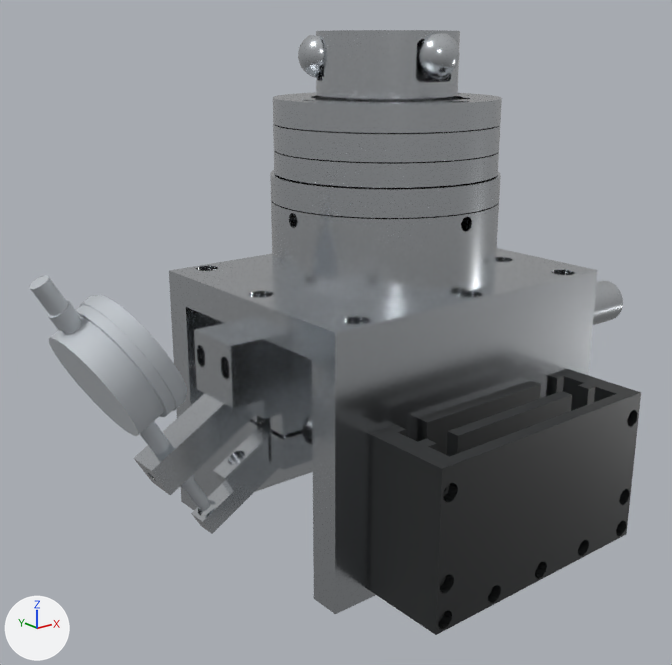
What one commit did to the glTF model CJ_OUTERRACE/Mutual_/Mutual_.glb.
Camera for both pictures: a camera (50 mm lens) standing at (-0.297, -3.072, 0.232) and looking at (-0.031, -2.739, 0.098). Lighting does not change. The marker at lower left points along +X, +Y and +Z. The older version comes first. Both versions are drawn at frame 36 of the action 'CombinedAction'; the numbers are the values there. Vertices at exactly the same position are counted once.

In view in the first picture: 'Action 1', 'Action 3', 'Ball 1', 'Ball 3', 'Indigator', '상호차 측정기.001', '상호차 측정기.002', '상호차 측정기.004', '상호차 측정기.009', '상호차 측정기.011', '상호차 측정기.018', '상호차 측정기.019', '상호차 측정기.020', '상호차 측정기.021', '상호차 측정기.022', '상호차 측정기.023', '상호차 측정기.025' and 2 more.
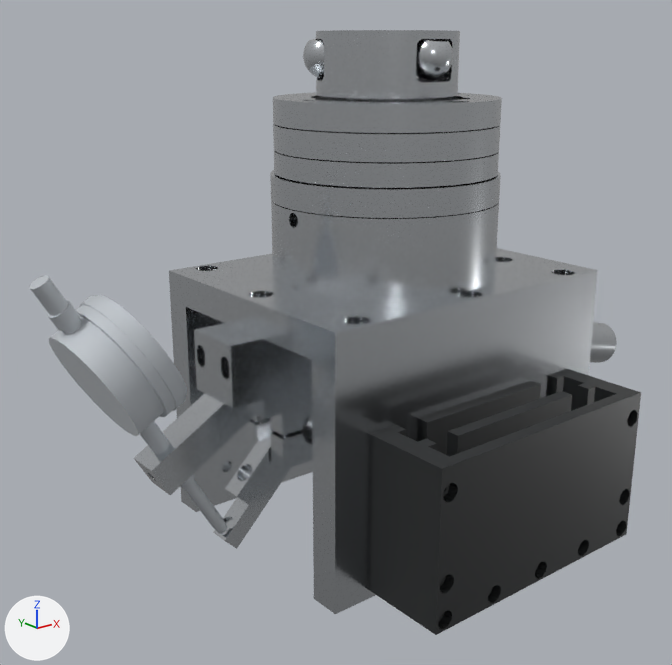
Boxes (x1, y1, x2, y2) around the edits, measured in the pictures (672 x 665 px):
'상호차 측정기.002', turned: before (271, 200, 499, 300); after (271, 200, 499, 299)
'Action 3', turned: before (191, 413, 312, 534); after (213, 413, 312, 549)
'Action 1', turned: before (593, 281, 623, 325); after (590, 322, 617, 363)
'Ball 1', turned: before (416, 33, 460, 80); after (416, 39, 453, 80)
'Ball 3', turned: before (298, 35, 324, 78); after (303, 39, 324, 78)
'Indigator', moved: before (184, 480, 211, 511); after (184, 480, 227, 534)

Patch to the scene script:
```diff
--- a/CJ_OUTERRACE/Mutual_/Mutual_.glb.py
+++ b/CJ_OUTERRACE/Mutual_/Mutual_.glb.py
@@ me_상호차_측정기_002 @@
 # used by ob_상호차_측정기_002; location = (0.0, 0.0, 0.0)
-me_상호차_측정기_002.from_pydata(...)  # 1034 vertices, 2080 faces; spans x -0.0562..0.0518, y -2.7942..-2.6862, z 0.1049..0.1884
+me_상호차_측정기_002.from_pydata(...)  # 1034 vertices, 2080 faces; spans x -0.0544..0.0536, y -0.054..0.054, z -0.1145..-0.031
+# me_상호차_측정기_002 part 1: the whole mesh is moved by (0.0018, 2.7402, -0.2194)
 me_상호차_측정기_002.materials.append(mat_opaque_255_255_255)
@@ ob_indigator @@
 ob_indigator = bpy.data.objects.new('Indigator', me_indigator)
-ob_indigator.location = (0.0022, 0.0, -0.0038)
+ob_indigator.location = (0.0105, 0.0, -0.0182)
@@ ob_상호차_측정기_002 @@
 ob_상호차_측정기_002 = bpy.data.objects.new('상호차 측정기.002', me_상호차_측정기_002)
-ob_상호차_측정기_002.location = (0.0, 0.0, 0.0)
+ob_상호차_측정기_002.location = (-0.0018, -2.7402, 0.2194)
+ob_상호차_측정기_002.rotation_euler = (0.0, 0.0, -1.571)  # degrees (0, 0, -90)
@@ ob_action_1 @@
 ob_action_1.location = (0.0608, -2.6902, 0.0784)
+ob_action_1.rotation_euler = (0.0, 0.223, 0.0)  # degrees (0, 13, 0)
@@ ob_action_3 @@
 ob_action_3.location = (-0.0549, -2.6902, 0.0616)
+ob_action_3.rotation_euler = (0.0, -0.266, 0.0)  # degrees (0, -15, 0)
@@ ob_ball_3 @@
 ob_ball_3.location = (-0.0271, -2.7255, 0.2326)
-ob_ball_3.rotation_euler = (0.0, 0.244, -0.244)  # degrees (0, 14, -14)
+ob_ball_3.rotation_euler = (0.0, -0.122, 0.122)  # degrees (0, -7, 7)
@@ ob_ball_1 @@
 ob_ball_1.location = (-0.002, -2.7694, 0.2326)
-ob_ball_1.rotation_euler = (-0.349, 0.0, 0.0)  # degrees (-20, 0, 0)
+ob_ball_1.rotation_euler = (0.175, 0.0, 0.0)  # degrees (10, 0, 0)
```
